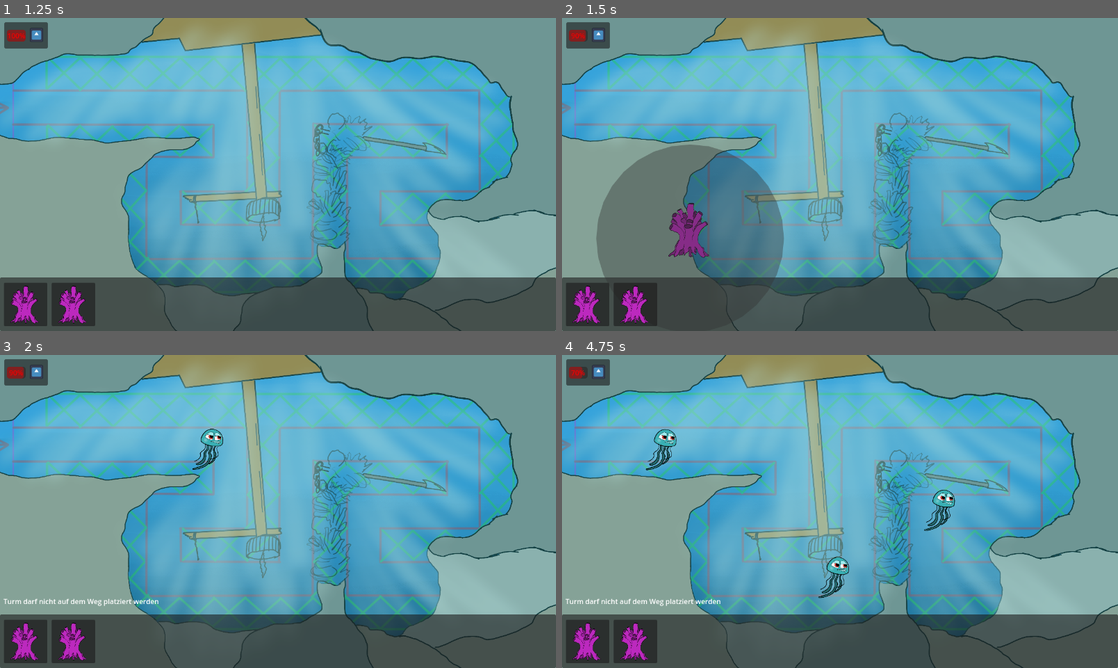
Above: before the commit, frames 1-4 (two rows, left to right).
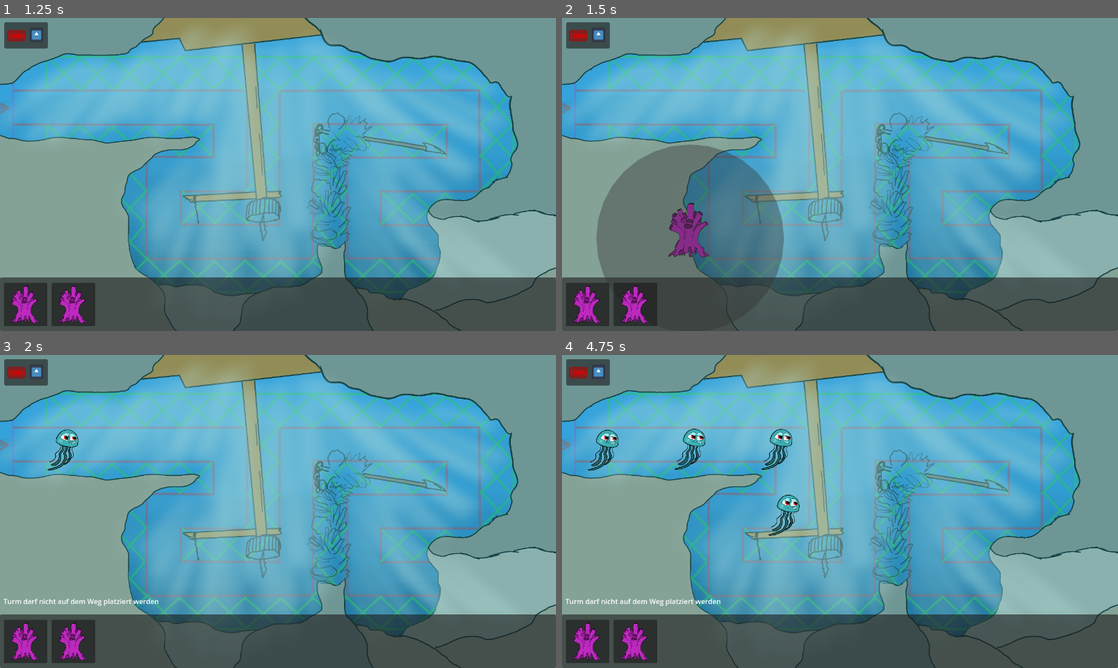
Above: after the commit, the same moments.

Repository: Pulvr/ProjectWaves
Game: Godot game, scene res://Scenes/main_menu.tscn
Two runs of this game, one before a commit and one after it. Both use one fixed random seed, a clock stepped at 60 frames per second and the inputs below. The engine's default icon, where the game draws it, is replaced by a stand-in: a white triangle on a blue panel in a dark square.
Inputs (mouse positions are in pixels of both pictures, inside the frame that each line leads up to):
- Up to frame 1 (1.25 s): click "Start" at 0.5 s
- Up to frame 2 (1.5 s): tap Enter (ui_accept) at 1.25 s; drag from (589, 305) to (895, 105) at 1.27 s
- Up to frame 3 (2 s): no input
- Up to frame 4 (4.75 s): drag from (634, 642) to (812, 574) at 2.02 s; move the mouse to (895, 442) at 2.77 s; hold Enter (ui_accept) 2.78-3.5 s; click (895, 442) at 2.92 s; drag from (812, 574) to (673, 464) at 3.52 s; move the mouse to (1006, 558) at 4.27 s; hold Enter (ui_accept) from 4.28 s (still down); click (1006, 558) at 4.42 s

Frame 1 is identical in both runs. In frame 2, less than 0.1% of the frame differs, in the area x 1-5%, y 3-8%; in frame 3, 0.7%; in frame 4, 2.3%, in the area x 1-71%, y 3-78%.

Commit message:
game can now be lost
added a gameover screen, when HP reaches 0 game can be lost

Diff:
--- a/Scenes/Mob.tscn
+++ b/Scenes/Mob.tscn
@@ -8,7 +8,6 @@
 
 [node name="Mob" type="CharacterBody2D"]
 script = ExtResource("1_ypt7p")
-speed = 1000
 metadata/_edit_vertical_guides_ = [32.0, -32.0]
 metadata/_edit_horizontal_guides_ = [-32.0, 32.0]
 
@@ -19,5 +18,3 @@
 
 [node name="CollisionShape2D" type="CollisionShape2D" parent="."]
 shape = SubResource("CircleShape2D_geskg")
-
-[connection signal="reachedGoal" from="." to="." method="_on_reached_goal"]
--- /dev/null
+++ b/Scenes/gameover_screen.tscn
@@ -0,0 +1,72 @@
+[gd_scene load_steps=4 format=3 uid="uid://b84xua2nttj2t"]
+
+[ext_resource type="Texture2D" uid="uid://croipvk7fxaxp" path="res://assets/Background/ProjectWave_Background_Lvl_1_v5.png" id="1_rxjj8"]
+
+[sub_resource type="GDScript" id="GDScript_aoyh7"]
+script/source = "extends Button
+
+
+func _on_pressed():
+	get_tree().change_scene_to_file(\"res://Scenes/main.tscn\")
+"
+
+[sub_resource type="GDScript" id="GDScript_5vt0s"]
+script/source = "extends Button
+
+
+func _on_pressed():
+	get_tree().quit()
+"
+
+[node name="GameoverScreen" type="Node2D"]
+
+[node name="Background" type="Sprite2D" parent="."]
+position = Vector2(641, 360)
+scale = Vector2(0.336458, 0.338889)
+texture = ExtResource("1_rxjj8")
+
+[node name="Panel" type="Panel" parent="."]
+offset_left = 210.0
+offset_top = 110.0
+offset_right = 1070.0
+offset_bottom = 611.0
+size_flags_horizontal = 6
+size_flags_vertical = 4
+
+[node name="CenterContainer" type="CenterContainer" parent="."]
+offset_left = 211.0
+offset_top = 202.0
+offset_right = 1070.0
+offset_bottom = 260.0
+
+[node name="Label" type="Label" parent="CenterContainer"]
+layout_mode = 2
+theme_override_font_sizes/font_size = 32
+text = "GAME OVER!"
+horizontal_alignment = 1
+
+[node name="VBoxContainer" type="VBoxContainer" parent="."]
+custom_minimum_size = Vector2(200, 100)
+offset_left = 500.0
+offset_top = 350.0
+offset_right = 800.0
+offset_bottom = 500.0
+theme_override_constants/separation = 20
+alignment = 1
+
+[node name="Start" type="Button" parent="VBoxContainer"]
+custom_minimum_size = Vector2(0, 50)
+layout_mode = 2
+theme_override_font_sizes/font_size = 30
+text = "Again?"
+script = SubResource("GDScript_aoyh7")
+
+[node name="Quit" type="Button" parent="VBoxContainer"]
+custom_minimum_size = Vector2(0, 50)
+layout_mode = 2
+theme_override_font_sizes/font_size = 30
+text = "Quit"
+script = SubResource("GDScript_5vt0s")
+
+[connection signal="pressed" from="VBoxContainer/Start" to="VBoxContainer/Start" method="_on_pressed"]
+[connection signal="pressed" from="VBoxContainer/Quit" to="VBoxContainer/Quit" method="_on_pressed"]
--- a/Scenes/main.tscn
+++ b/Scenes/main.tscn
@@ -53,7 +53,7 @@
 metadata/_edit_use_anchors_ = true
 
 [node name="TileMap" parent="." instance=ExtResource("4_cqrjg")]
-layer_0/tile_data = PackedInt32Array(0, 196608, 3, 1, 196608 …(1714 unchanged characters)…  3, 589833, 196608, 3, 589834, 196608, 3)
+layer_0/tile_data = PackedInt32Array(0, 196608, 3, 1, 196608 …(1714 unchanged characters)…  3, 589833, 196608, 3, 589834, 196608, 3, 393222, 196608, 3, 393223, 196608, 3)
 
 [node name="Label" type="Label" parent="."]
 offset_left = 8.0
@@ -61,4 +61,5 @@
 offset_right = 214.0
 offset_bottom = 588.0
 
+[connection signal="gameOver" from="." to="." method="_on_game_over"]
 [connection signal="timeout" from="PathSpawner/Timer" to="PathSpawner" method="_on_timer_timeout"]
--- a/Scripts/Main.gd
+++ b/Scripts/Main.gd
@@ -1,5 +1,6 @@
 extends Node
 
+signal gameOver
 
 # Spieler Skript
 var max_hp = 100
@@ -22,11 +23,13 @@
 		current_hp = max_hp
 	update_hp_bar()
 
+#zum visuellen Updaten der Progress Bar
 func update_hp_bar():
 	hp_bar.value = current_hp
 
-func _input(event):
-	if event.is_action_pressed("ui_accept"):
-		take_damage(10)
-	elif event.is_action_pressed("ui_cancel"):
-			heal(10)
+func _process(delta):
+	if current_hp <=0:
+		gameOver.emit()
+
+func _on_game_over():
+	get_tree().change_scene_to_file("res://Scenes/gameover_screen.tscn")
--- a/Scripts/Mob.gd
+++ b/Scripts/Mob.gd
@@ -4,15 +4,18 @@
 @export var speed = 200
 @export var health = 10
 
-signal reachedGoal
+var playerHp
 
 #Jeden Frame wird der ParentNodeProgress geprüft und der
 #aktuelle Progress auf den jetzigen + speed*delta gesetzt.
 #Wenn komplett fertig, dann wird das child gelöscht
 func _process(delta):
+	#HP Bar vom Main Node holen, wenn Mob durchkommt um 5hp verringern
+	playerHp = get_tree().get_root().get_node("Main")
 	get_parent().set_progress(get_parent().get_progress() + speed*delta)
 	if get_parent().get_progress_ratio() == 1:
-		reachedGoal.emit()
+		playerHp.take_damage(5)
+		#reachedGoal.emit()
 		queue_free()
 	if health <= 0:
 		get_parent().get_parent().queue_free()
